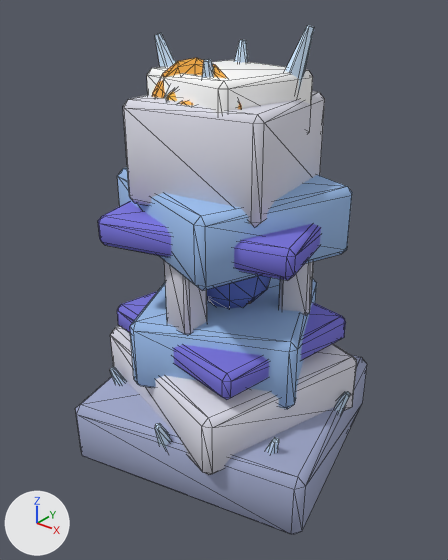
The glTF model game/assets/3d/cast/frost_sentinel.glb as it was, and as the next commit left it.
The view is the same before and after, from a 50 mm camera at (3.2, -4.09, 4.31) aimed at (0.01, -0.1, 1.84). Lighting does not change. The marker at lower left points along +X, +Y and +Z. The picture after the commit comes second. Mesh edges are drawn as thin lines. Vertices at exactly the same position are counted once.

In view in the first picture: 'FrostSentinel'.
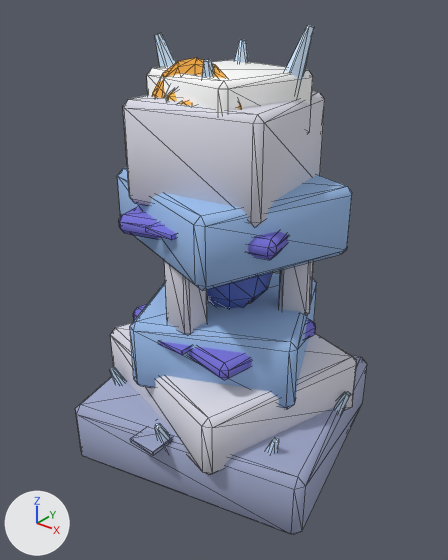
Edits to the bpy script that builds the scene:
```text
Change me_cube:
    used by ob_frostsentinel; location = (0.0, 0.0, 0.0)
    remove me_cube.from_pydata(...)  # 610 vertices, 1112 faces; spans x -1.34..1.34, y -1.27..1.27, z 0.0..4.0
    add me_cube.from_pydata(...)  # 634 vertices, 1148 faces; spans x -1.34..1.34, y -1.27..1.27, z 0.0..4.0
    me_cube part 1: a new loose piece, a box spanning x -0.139..0.139, y -1.23..-0.853, z 0.632..0.67, in mat_colormap (picture img_colormap)
    me_cube part 2: a new loose piece, a box spanning x -0.139..0.139, y -0.827..-0.448, z 1.445..1.483, in mat_colormap (picture img_colormap)
    me_cube part 3: a new loose piece, a box spanning x -0.139..0.139, y -0.896..-0.463, z 2.514..2.552, in mat_colormap (picture img_colormap)
    me_cube part 4
    3 vertices in x -0.94..-0.89, y -0.61..-0.55, z 1.22..1.27 move by (0.17, 0.05, 0.09)
    3 vertices in x -0.94..-0.89, y -0.61..-0.55, z 1.43..1.48 move by (0.17, 0.05, 0.0)
    3 vertices in x -0.68..-0.62, y 0.84..0.89, z 1.22..1.27 move by (0.1, -0.3, 0.09)
    3 vertices in x -0.68..-0.62, y 0.84..0.89, z 1.43..1.48 move by (0.1, -0.3, 0.0)
    3 vertices in x 0.62..0.68, y -0.89..-0.84, z 1.22..1.27 move by (-0.1, 0.1, 0.09)
    3 vertices in x 0.62..0.68, y -0.89..-0.84, z 1.43..1.48 move by (-0.1, 0.1, 0.0)
    30 vertices move from x -1.02..1.02, y -0.98..0.98, z 1.22..2.55 to x -0.82..0.82, y -0.84..0.64, z 1.31..2.55
```

Pixel boxes [x1, y1, x2, y2] of what changed, in the pictures (448 x 560 px; the box of a moved part takes in the faces that stretch with it):
part 1 of me_cube, added (blue): after [130, 429, 170, 455]
part 2 of me_cube, added: after [159, 341, 191, 355]
part 3 of me_cube, added: after [146, 222, 176, 240]
part 4 of me_cube, moved or reshaped: before [98, 201, 346, 400]; after [119, 207, 316, 380]
